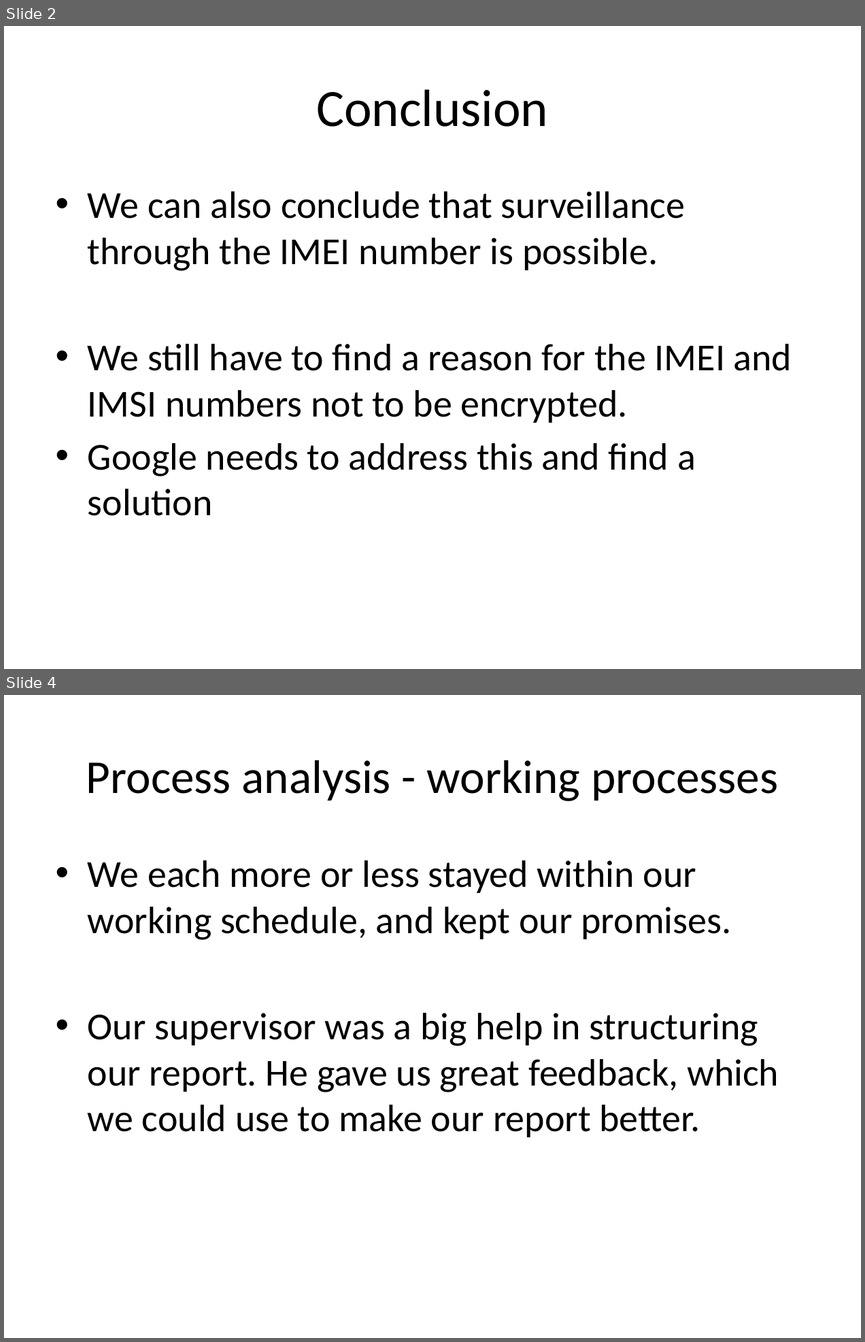
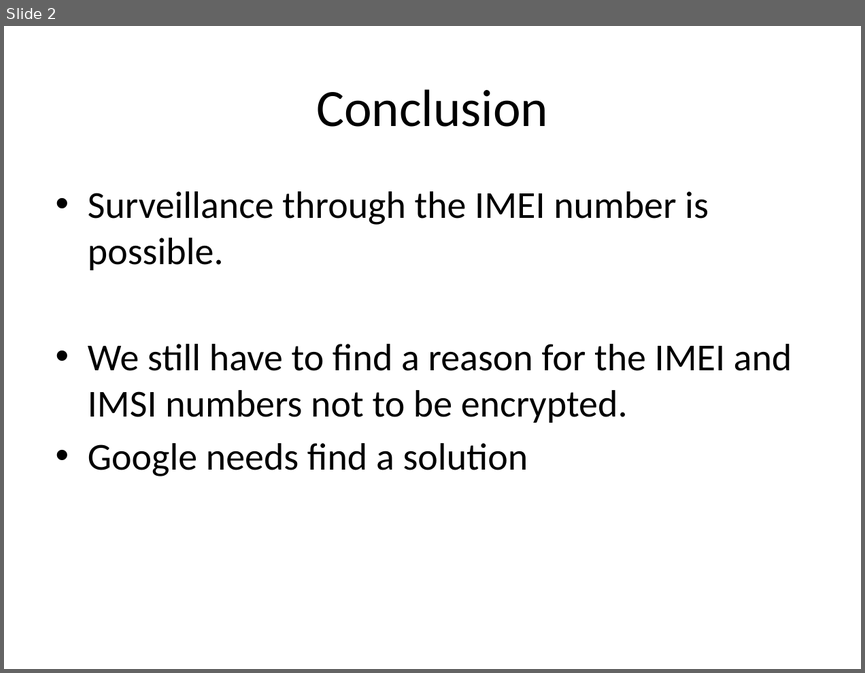
Before and after one commit to christianokeeffe/p0-uni, a slide deck: p0-uni/Power point/stefan.pptx. Shown one above the other, each under a label of ours: slides 2 and 4 before the commit, slide 2 after it; the slides between them are not shown. The pictures are 865x1342 and 865x673 pixels, drawn with LibreOffice and Linux fonts; fonts in the diff are those of the drawing. Boxes give left, top, right and bottom in pixels: in the first picture for what was removed or moved away, otherwise in the second. Text is boxed around its words. In the diff, an @@ line names an element or a change of style, - is before the commit and + after.

```diff
--- a/p0-uni/Power point/stefan.pptx
+++ b/p0-uni/Power point/stefan.pptx
@@ slide 4 removed at (x1=4, y1=695, x2=861, y2=1338), background #FFFFFF @@
@@ title removed at (x1=86, y1=760, x2=778, y2=801) @@
-Process analysis - working processes
@@ text removed at (x1=88, y1=860, x2=779, y2=1137) @@
-• We each more or less stayed within our working schedule, and kept our promises.
-• Our supervisor was a big help in structuring our report. He gave us great feedback, which we could use to make our report better.
@@ slide 2 changed as well @@
@@ text at (x1=88, y1=191, x2=708, y2=270): text changed @@
-• We can also conclude that surveillance through the IMEI number is possible.
+• Surveillance through the IMEI number is possible.
@@ text at (x1=88, y1=443, x2=528, y2=476): text changed @@
-• Google needs to address this and find a solution
+• Google needs find a solution
```
Also in this commit, not shown: 2 other slides changed.
